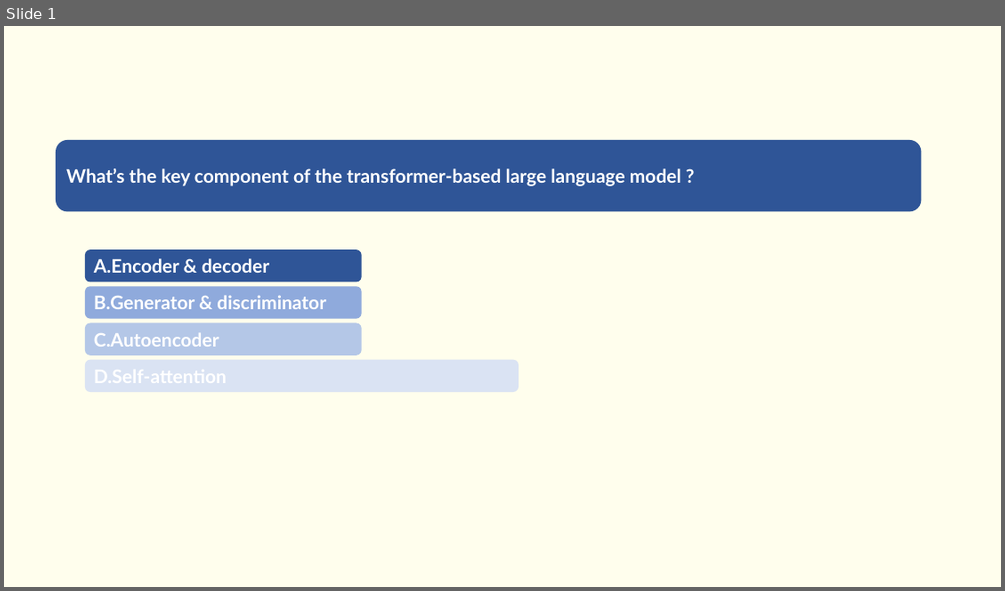
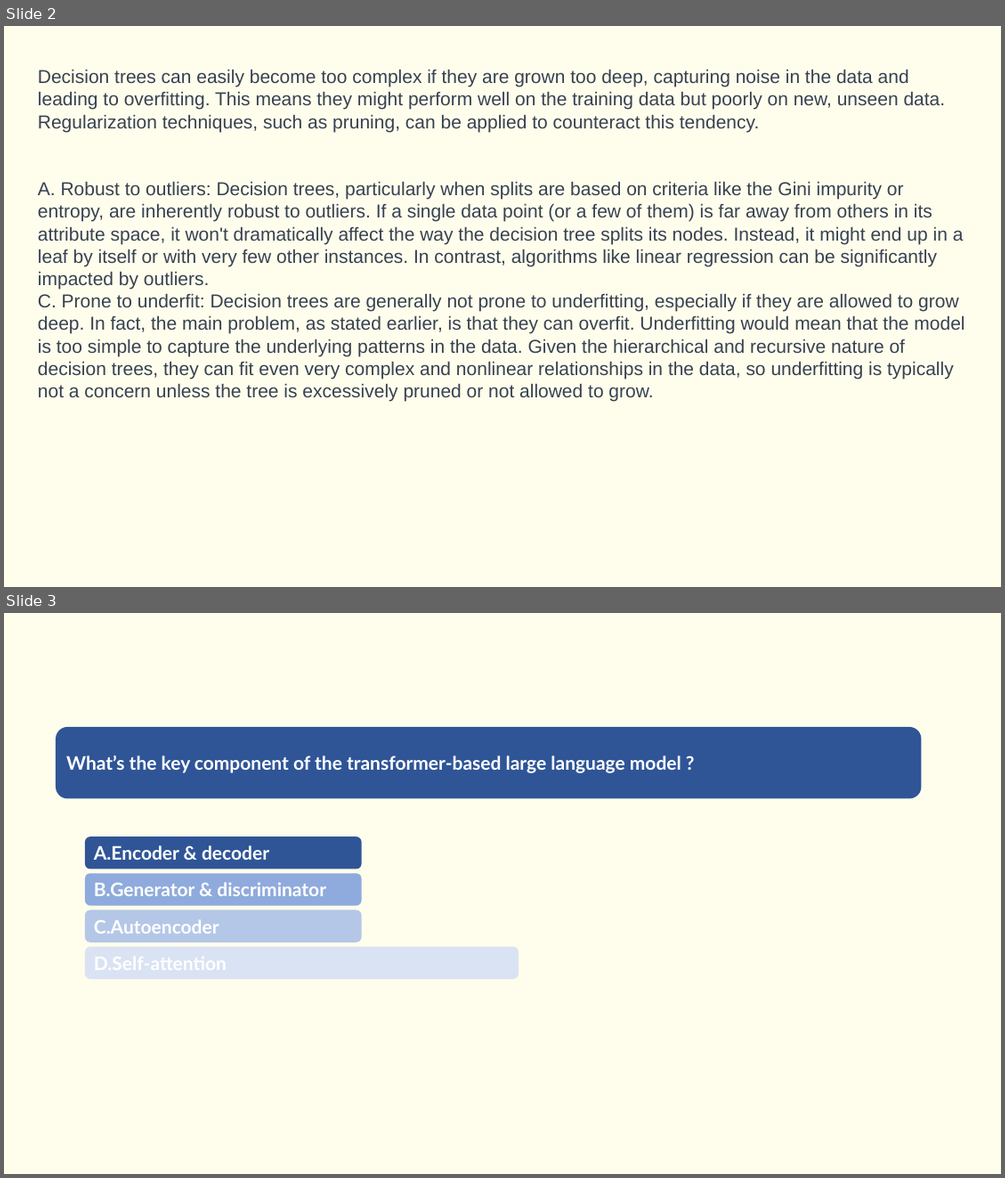
Before and after one commit to Saira55/Machine-Learning-Multiple-Choice-Questions, a slide deck: Machine Learning Quiz Question.pptx. Shown one above the other, each under a label of ours: slide 1 before the commit, slides 2 and 3 after it. The pictures are 1005x591 and 1005x1178 pixels, drawn with LibreOffice and Linux fonts; fonts in the diff are those of the drawing. Boxes give left, top, right and bottom in pixels: in the first picture for what was removed or moved away, otherwise in the second. Text is boxed around its words. In the diff, an @@ line names an element or a change of style, - is before the commit and + after.

```diff
--- a/Machine Learning Quiz Question.pptx
+++ b/Machine Learning Quiz Question.pptx
@@ slide 2 added at box(4, 26, 1001, 587), background #FFFEED @@
@@ text added at box(38, 69, 964, 401), 18 pt, text #374151 @@
+Decision trees can easily become too complex if they are grown too deep, capturing noise in the data and leading to overfitting. This means they might perform well on the training data but poorly on new, unseen data. Regularization techniques, such as pruning, can be applied to counteract this tendency.
+A. Robust to outliers: Decision trees, particularly when splits are based on criteria like the Gini impurity or entropy, are inherently robust to outliers. If a single data point (or a few of them) is far away from others in its attribute space, it won't dramatically affect the way the decision tree splits its nodes. Instead, it might end up in a leaf by itself or with very few other instances. In contrast, algorithms like linear regression can be significantly impacted by outliers.
+C. Prone to underfit: Decision trees are generally not prone to underfitting, especially if they are allowed to grow deep. In fact, the main problem, as stated earlier, is that they can overfit. Underfitting would mean that the model is too simple to capture the underlying patterns in the data. Given the hierarchical and recursive nature of decision trees, they can fit even very complex and nonlinear relationships in the data, so underfitting is typically not a concern unless the tree is excessively pruned or not allowed to grow.
@@ what was slide 1 is now slide 3 @@
```
Also in this commit, not shown: 1 other slide added.
